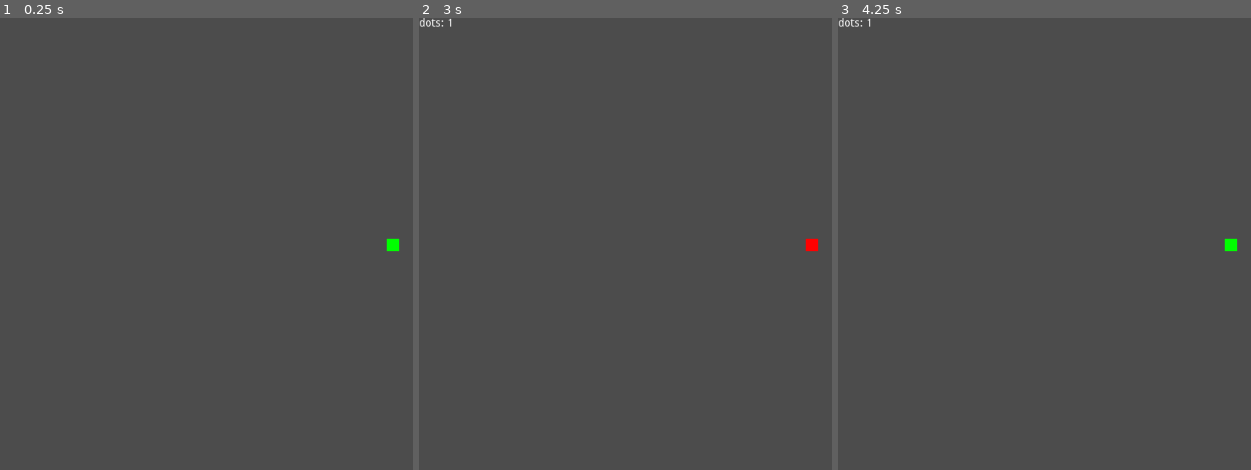
Above: before the commit, frames 1-3 (left to right).
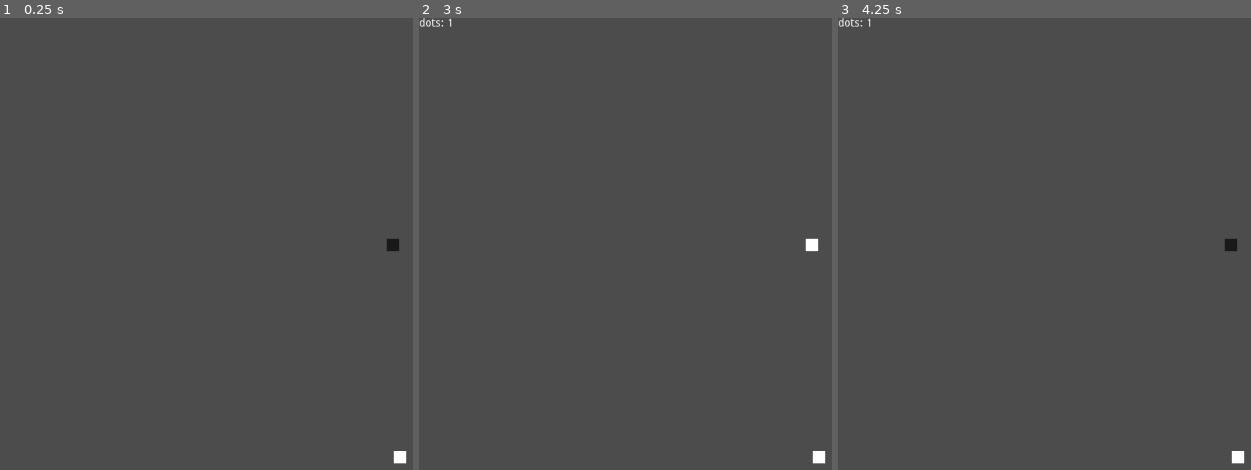
Above: after the commit, the same moments.

Repository: marschium/nonogram-idle
Game: Godot game, scene res://scenes/Main.tscn
The game is run twice, just before and just after one commit, with the same random seed, the same clock (stepped at 60 frames per second) and the same inputs. The project has no main scene, so this scene is started directly.
Inputs (mouse positions are in pixels of both pictures, inside the frame that each line leads up to):
- Up to frame 1 (0.25 s): no input
- Up to frame 2 (3 s): click (819, 456) at 0.52 s; click (819, 456) at 1.27 s; click (819, 456) at 2.02 s; tap Enter at 2.75 s; move the mouse to (811, 244) at 2.77 s; click (811, 244) at 2.92 s
- Up to frame 3 (4.25 s): tap Space at 3.5 s; move the mouse to (1077, 275) at 3.52 s; click (1077, 275) at 3.67 s

The runs differ from the first frame. In frame 1, 0.2% of the frame differs, in the area x 93-99%, y 48-99%; in frame 2, 0.2%; in frame 3, 0.2%.

Commit message:
add color to upgrade

Diff:
--- /dev/null
+++ b/game/TextureButton.gd
@@ -0,0 +1,16 @@
+extends TextureButton
+
+
+# Declare member variables here. Examples:
+# var a = 2
+# var b = "text"
+
+
+# Called when the node enters the scene tree for the first time.
+func _ready():
+	pass # Replace with function body.
+
+
+# Called every frame. 'delta' is the elapsed time since the previous frame.
+#func _process(delta):
+#	pass
--- /dev/null
+++ b/game/scenes/ColorMenu.gd
@@ -0,0 +1,28 @@
+extends Control
+
+signal color_select(color)
+
+var ColorPickButton = preload("res://scenes/ColorPickButton.tscn")
+
+# Declare member variables here. Examples:
+# var a = 2
+# var b = "text"
+
+
+# Called when the node enters the scene tree for the first time.
+func _ready():
+	pass # Replace with function body.
+
+
+# Called every frame. 'delta' is the elapsed time since the previous frame.
+#func _process(delta):
+#	pass
+
+func add_color(color):
+	var b = ColorPickButton.instance()
+	b.modulate = color
+	b.connect("pressed", self, "_on_ColorPickButton_pressed", [color])
+	$CenterContainer/HBoxContainer.add_child(b)
+
+func _on_ColorPickButton_pressed(color):
+	emit_signal("color_select", color)
--- /dev/null
+++ b/game/scenes/ColorPickButton.tscn
@@ -0,0 +1,15 @@
+[gd_scene load_steps=3 format=2]
+
+[ext_resource path="res://assets/tile.png" type="Texture" id=1]
+[ext_resource path="res://TextureButton.gd" type="Script" id=2]
+
+[node name="TextureButton" type="TextureButton"]
+margin_right = 40.0
+margin_bottom = 40.0
+texture_normal = ExtResource( 1 )
+texture_pressed = ExtResource( 1 )
+stretch_mode = 1
+script = ExtResource( 2 )
+__meta__ = {
+"_edit_use_anchors_": false
+}
--- a/game/scenes/Main.gd
+++ b/game/scenes/Main.gd
@@ -1,5 +1,6 @@
 extends Node2D
 
+export var current_color = Color(1, 1, 1)
 export var enable_autoclicker = false
 
 var score = 0
@@ -8,6 +9,7 @@
 onready var pattern_enable_button = $CanvasLayer/Control/VBoxContainer/PatternButton
 onready var autoclicker = $Autoclicker
 onready var upgrade_control = $CanvasLayer/UpgradeControl
+onready var color_control = $CanvasLayer/ColorMenu
 
 func toggle_autoclicker(enabled):
 	autoclicker.set_process(enabled)
@@ -20,6 +22,7 @@
 
 # Called when the node enters the scene tree for the first time.
 func _ready():
+	$CanvasLayer/ColorMenu.add_color(current_color)
 	toggle_autoclicker(enable_autoclicker)
 	for p in $Patterns.get_children():
 		$Gameboard.connect("tile_changed", p, "_on_Gameboard_tile_changed")
@@ -30,12 +33,12 @@
 	$Gameboard.change_dot(x, y, color)
 
 func _on_Autoclicker_click_any(color):
-	$Gameboard.next_unchanged().change(color)
+	$Gameboard.next_unchanged().change(current_color)
 
 func _on_Gameboard_tile_clicked(tile):
 	autoclicker.stop()
 	autoclicker_button.pressed = false
-	tile.change(Color(1, 0, 0)) # TODO brush color
+	tile.change(current_color)
 
 func _on_Gameboard_complete():
 	autoclicker.stop()
@@ -117,3 +120,15 @@
 
 func _on_Upgrades_patterns_unavailable():
 	upgrade_control.remove_pattern_upgrade()
+
+func _on_Upgrades_color_available(color, cost):
+	print_debug("color available")
+	upgrade_control.add_color_upgrade(color, cost)
+
+func _on_UpgradeControl_color_upgrade(color, cost, control):
+	if $Upgrades.buy_color_upgrade(color):
+		control.queue_free()
+		color_control.add_color(color)
+
+func _on_ColorMenu_color_select(color):
+	current_color = color
--- a/game/scenes/Main.tscn
+++ b/game/scenes/Main.tscn
@@ -6,6 +6,7 @@
 [ext_resource path="res://scenes/Pattern.gd" type="Script" id=4]
 [ext_resource path="res://scenes/UpgradeControl.gd" type="Script" id=5]
 [ext_resource path="res://scenes/Upgrades.gd" type="Script" id=6]
+[ext_resource path="res://scenes/ColorMenu.gd" type="Script" id=7]
 
 [node name="Main" type="Node2D"]
 script = ExtResource( 2 )
@@ -87,6 +88,30 @@
 margin_bottom = 40.0
 text = "pattern"
 
+[node name="ColorMenu" type="Control" parent="CanvasLayer"]
+anchor_top = 0.877
+anchor_right = 1.0
+anchor_bottom = 1.0
+margin_top = -0.200012
+script = ExtResource( 7 )
+__meta__ = {
+"_edit_use_anchors_": false
+}
+
+[node name="CenterContainer" type="CenterContainer" parent="CanvasLayer/ColorMenu"]
+anchor_right = 1.0
+anchor_bottom = 1.0
+__meta__ = {
+"_edit_use_anchors_": false
+}
+
+[node name="HBoxContainer" type="HBoxContainer" parent="CanvasLayer/ColorMenu/CenterContainer"]
+margin_left = 512.0
+margin_top = 37.0
+margin_right = 512.0
+margin_bottom = 37.0
+
+[connection signal="color_available" from="Upgrades" to="." method="_on_Upgrades_color_available"]
 [connection signal="expand_autoclicker_active" from="Upgrades" to="." method="_on_Upgrades_expand_autoclicker_active"]
 [connection signal="expand_autoclicker_available" from="Upgrades" to="." method="_on_Upgrades_expand_autoclicker_available"]
 [connection signal="expand_autoclicker_unavailable" from="Upgrades" to="." method="_on_Upgrades_expand_autoclicker_unavailable"]
@@ -103,7 +128,9 @@
 [connection signal="click" from="Autoclicker" to="." method="_on_Autoclicker_click"]
 [connection signal="click_any" from="Autoclicker" to="." method="_on_Autoclicker_click_any"]
 [connection signal="autoclicker_upgrade" from="CanvasLayer/UpgradeControl" to="." method="_on_UpgradeControl_autoclicker_upgrade"]
+[connection signal="color_upgrade" from="CanvasLayer/UpgradeControl" to="." method="_on_UpgradeControl_color_upgrade"]
 [connection signal="expand_grid_upgrade" from="CanvasLayer/UpgradeControl" to="." method="_on_UpgradeControl_expand_grid_upgrade"]
 [connection signal="pattern_upgrade" from="CanvasLayer/UpgradeControl" to="." method="_on_UpgradeControl_pattern_upgrade"]
 [connection signal="toggled" from="CanvasLayer/Control/VBoxContainer/AutoclickerButton" to="." method="_on_AutoclickerButton_toggled"]
 [connection signal="toggled" from="CanvasLayer/Control/VBoxContainer/PatternButton" to="." method="_on_PatternButton_toggled"]
+[connection signal="color_select" from="CanvasLayer/ColorMenu" to="." method="_on_ColorMenu_color_select"]
--- a/game/scenes/Tile.gd
+++ b/game/scenes/Tile.gd
@@ -3,7 +3,7 @@
 signal clicked()
 signal changed()
 
-var base_color = Color(0, 1, 0)
+var base_color = Color(0.1, 0.1, 0.1)
 var x :int = 0
 var y :int = 0
 
--- a/game/scenes/UpgradeControl.gd
+++ b/game/scenes/UpgradeControl.gd
@@ -2,6 +2,7 @@
 
 signal expand_grid_upgrade(new_size, cost, control)
 signal autoclicker_upgrade(new_speed, cost, control)
+signal color_upgrade(color, cost, control)
 signal pattern_upgrade(control)
 
 # Called when the node enters the scene tree for the first time.
@@ -44,6 +45,13 @@
 		if b.name == "pattern":
 			b.queue_free()
 
+func add_color_upgrade(color, cost):
+	var b = Button.new() # TODO Button with texture
+	b.name = "color"
+	b.text = "Color %s" % [color]
+	b.connect("pressed", self, "_on_ColorButton_pressed", [b, color, cost])
+	$ScrollContainer/VBoxContainer.add_child(b)
+
 func _on_ExpandGridButton_pressed(button, new_size, cost):
 	emit_signal("expand_grid_upgrade", new_size, cost, button)
 
@@ -52,3 +60,6 @@
 
 func _on_PatternButton_pressed(button):
 	emit_signal("pattern_upgrade", button)
+
+func _on_ColorButton_pressed(button, color, cost):
+	emit_signal("color_upgrade", color, cost, button)
--- a/game/scenes/Upgrades.gd
+++ b/game/scenes/Upgrades.gd
@@ -10,6 +10,10 @@
 signal expand_autoclicker_active(speed, cost)
 signal expand_autoclicker_unavailable(speed)
 
+signal color_available(color, cost)
+signal color_active(color, cost)
+signal color_unavailable(color)
+
 # TODO parameterize with pattern file/def?
 # TODO maybe have patterns stored somewhere else?
 signal patterns_available()
@@ -18,7 +22,7 @@
 
 var patterns_available = false
 var patterns_activated = false
-var pattern_activation_cost = 512
+var pattern_activation_cost = 1024
 
 var score = 0
 # TODO these would be in a save file or something
@@ -26,6 +30,8 @@
 var available_expand_upgrades = Dictionary()  # size -> cost
 var unavilable_autoclick_upgrades = Dictionary()  # per sec -> cost
 var available_autoclick_upgrades = Dictionary()  # per sec -> cost
+var unavilable_color_upgrades = Dictionary()  # per sec -> cost
+var available_color_upgrades = Dictionary()  # per sec -> cost
 
 func _ready():
 	unavilable_expand_upgrades[2] = 32
@@ -33,6 +39,7 @@
 	unavilable_expand_upgrades[8] = 128
 	unavilable_expand_upgrades[16] = 256
 	unavilable_autoclick_upgrades[1] = 8
+	unavilable_color_upgrades[Color(1, 0, 0)] = 512
 
 func do_upgrade_dict(upgrades):
 	var just_unlocked = []
@@ -57,6 +64,12 @@
 		unavilable_autoclick_upgrades.erase(sz_cost[0])
 		available_autoclick_upgrades[sz_cost[0]] = sz_cost[1]
 		emit_signal("expand_autoclicker_available", sz_cost[0], sz_cost[1])
+
+	var color_unlocked = do_upgrade_dict(unavilable_color_upgrades)
+	for sz_cost in color_unlocked:
+		unavilable_color_upgrades.erase(sz_cost[0])
+		available_color_upgrades[sz_cost[0]] = sz_cost[1]
+		emit_signal("color_available", sz_cost[0], sz_cost[1])
 
 	if not patterns_available and score > pattern_activation_cost:
 		patterns_available = true
@@ -108,3 +121,14 @@
 	emit_signal("patterns_active")
 	emit_signal("patterns_unavailable")
 	return true
+
+func buy_color_upgrade(color):
+	var cost = available_color_upgrades[color]
+	if score < cost:
+		return false
+
+	score -= cost
+	available_color_upgrades.erase(color)
+	emit_signal("color_unavailable", color)
+	emit_signal("color_active", color)
+	return true
Not shown: 1 places in game/scenes/Main.tscn that only renumber resources
